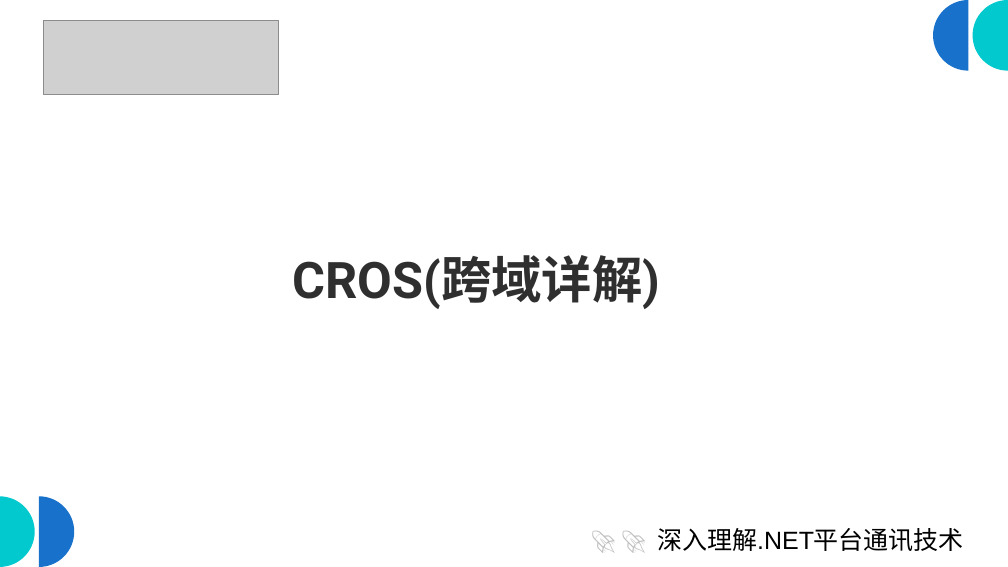
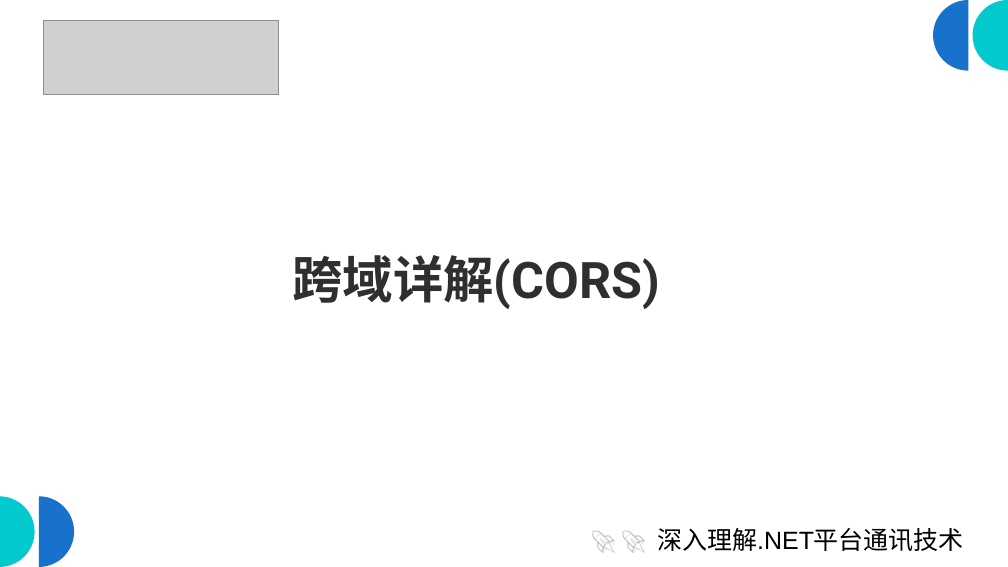
Before and after one commit to scottfly189/dotnet_net_course, a slide deck: slide 2 of src/5.CorsDemo/cros.odp. Drawn at 1008x567 pixels with LibreOffice and Linux fonts; fonts in the diff are those of the drawing; grey boxes stand for pictures. Boxes give left, top, right and bottom in pixels: in the first picture for what was removed or moved away, otherwise in the second. Text is boxed around its words. In the diff, an @@ line names an element or a change of style, - is before the commit and + after.

```diff
--- a/src/5.CorsDemo/cros.odp
+++ b/src/5.CorsDemo/cros.odp
@@ title at (292, 255, 660, 309): text changed @@
-CROS(跨域详解)
+跨域详解(CORS)
```
Also in this commit, not shown: 12 other slides changed.
